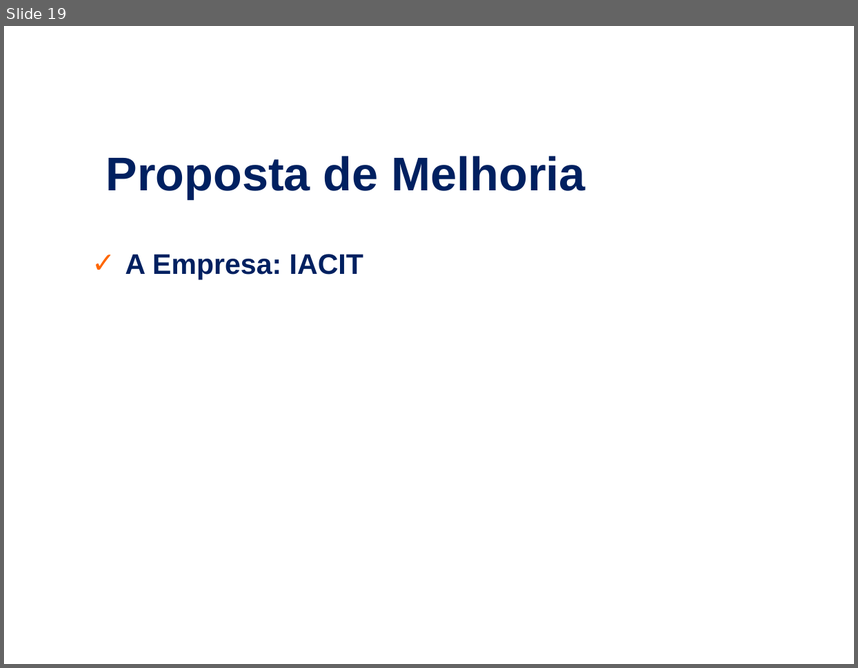
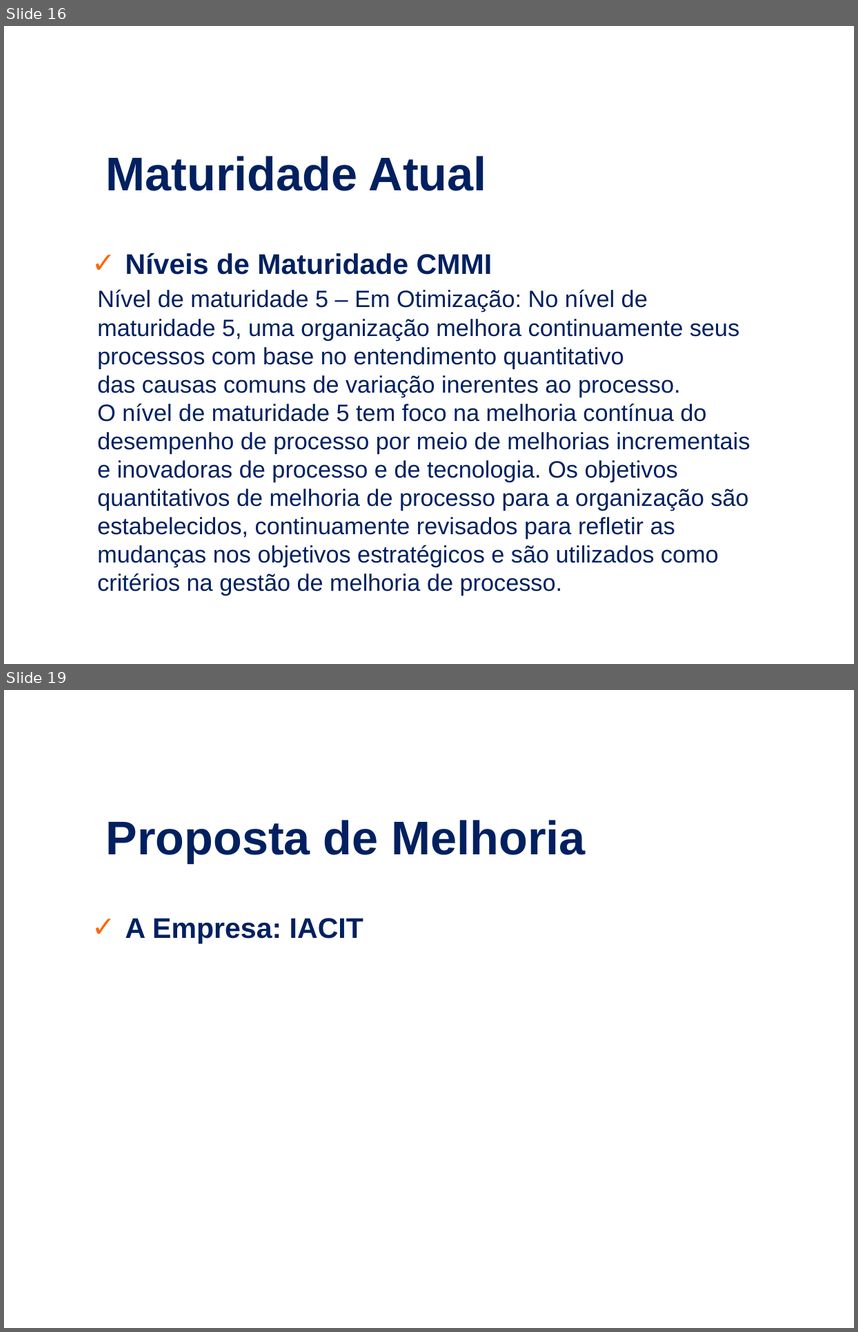
Before and after one commit to eccentricexit/softeng2_2017, a slide deck: ed-projetos-comp/ed-proj-comp.ppt. Shown one above the other, each under a label of ours: slide 19 before the commit, slides 16 and 19 after it; the slides between them are not shown. The pictures are 858x668 and 858x1332 pixels, drawn with LibreOffice and Linux fonts; fonts in the diff are those of the drawing; background and template pictures are left out. Boxes give left, top, right and bottom in pixels: in the first picture for what was removed or moved away, otherwise in the second. Text is boxed around its words. In the diff, an @@ line names an element or a change of style, - is before the commit and + after.

```diff
--- a/ed-projetos-comp/ed-proj-comp.ppt
+++ b/ed-projetos-comp/ed-proj-comp.ppt
@@ slide 16 added at [4, 26, 854, 664], background picture (left out) @@
@@ text added at [106, 156, 487, 191], 40 pt, text #002060, bold @@
+Maturidade Atual
@@ text added at [125, 253, 492, 274], 24 pt, text #002060, bold @@
+  ✓ Níveis de Maturidade CMMI
@@ text added at [97, 289, 750, 595], 20 pt, text #002060 @@
+Nível de maturidade 5 – Em Otimização: No nível de maturidade 5, uma organização melhora continuamente seus processos com base no entendimento quantitativo
+das causas comuns de variação inerentes ao processo.
+O nível de maturidade 5 tem foco na melhoria contínua do desempenho de processo por meio de melhorias incrementais e inovadoras de processo e de tecnologia. Os objetivos quantitativos de melhoria de processo para a organização são estabelecidos, continuamente revisados para refletir as mudanças nos objetivos estratégicos e são utilizados como critérios na gestão de melhoria de processo.
```
Also in this commit, not shown: 5 slides changed, 10 other slides added, 10 slides removed, 1 other file.
